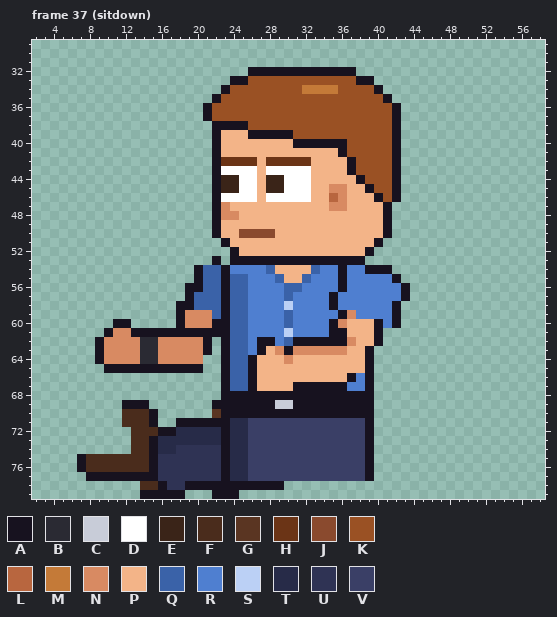
File history of a pixel-art file, sprites/custom/custom_intern_receding_left_anim.aseprite. The picture above was drawn from the file before the commit.
64x80 pixels, 129 frames. Shown: frame 37 (sitdown): x 2..58, y 29..79. The commit also changed other frames, which this record leaves out.
Visible layers, top first: "Arm Top", "Hair", "Face", "Watch", "Near Arm", "Collar", "Belt", "Shirt", "Body", "Back Arm", "Pants", "Shoes".
Palette (. is transparent): A #17121f  B #2a2a33  C #c8ccd8  D #ffffff  E #3a2418  F #4a2c1c  G #5a3522  H #6b3416  J #8a4a2e  K #9a5124  L #b8663f  M #c47a38  N #d88a62  P #f3b488  Q #3a62a8  R #4f7fd0  S #bbd0f5  T #272b48  U #2f3354  V #3a3f66
Pixels before, frame 37 (sitdown) (only the part around the change), first column x 2:
63 .......ANNNNBBNNNNNA.AQQRAPNANNNNNNPPA.
64 .......ANNNNBBNNNNN..AQQAPPPNPPPPPPPPA.
65 ........AAAAAAAAAAA..AQQAPPPPPPPPPPPPA.
66 .....................AQQAPPPPPPPPPPARA.
67 .....................AQQAPPPPAAAAAARRA.
68 .....................AAAAAAAAAAAAAAAAA.
69 ..........AAA.......AAAAAAACCAAAAAAAAA.
70 ..........FFFA......GAAAAAAAAAAAAAAAAA.
71 ..........FFFA..AAAAAATTVVVVVVVVVVVVVA.
72 ...........FFFAATTTTTATTVVVVVVVVVVVVVA.
73 ...........FFATTTTTTTATTVVVVVVVVVVVVVA.
74 ...........FFATTUUUUUATTVVVVVVVVVVVVVA.
75 .....AFFFFFFFAUUUUUUUATTVVVVVVVVVVVVVA.
76 .....AFFFFFFFAUUUUUUUATTVVVVVVVVVVVVVA.
77 ......AAAAAAAAUUUUUUUATTVVVVVVVVVVVVVA.
78 ............FFAUUAAAAAAAAAAA...........
79 ............AAAAA...AAA................
And afterwards:
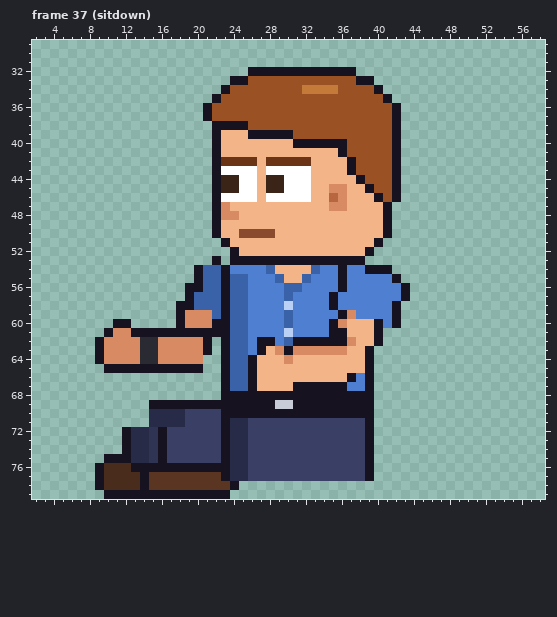
Change:
Frame 37 (sitdown), layers "Pants", "Shoes":
y 69: x 12..21 AAA....... -> ...AAAAAAA
y 70: x 12..22 FFFA......G -> ...TTTTVVVV
y 71: x 12..22 FFFA..AAAAA -> ...TTTTVVVV
y 72: x 12..15 .FFF -> ATTU; x 17..22 ATTTTT -> VVVVVV
y 73: x 12..22 .FFATTTTTTT -> ATTUAVVVVVV
y 74: x 12..22 .FFATTUUUUU -> ATTUAVVVVVV
y 75: x 7..22 AFFFFFFFAUUUUUUU -> ...AAATTUAVVVVVV
y 76: x 7..9 AFF -> ..A; x 13..14 FF -> AA; x 16..22 UUUUUUU -> AAAAAAA
y 77: x 8 A -> .; x 10..13 AAAA -> FFFF; x 15..22 AUUUUUUU -> GGGGGGGG
y 78: x 9..23 .....FFAUUAAAAA -> AFFFFAGGGGGGGGG; x 25..29 AAAAA -> .....
y 79: x 10..13 .... -> AAAA; x 19..21 ... -> AAA; x 24 A -> .
Boxes around the changes in both pictures, in picture pixels (x1, y1, x2, y2):
changed: (77, 400, 284, 499)
